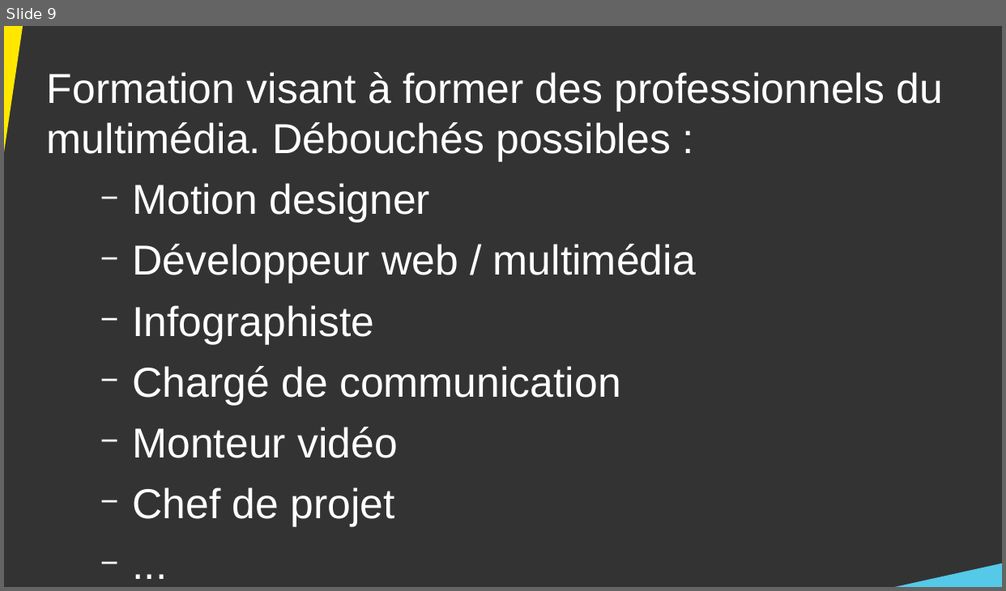
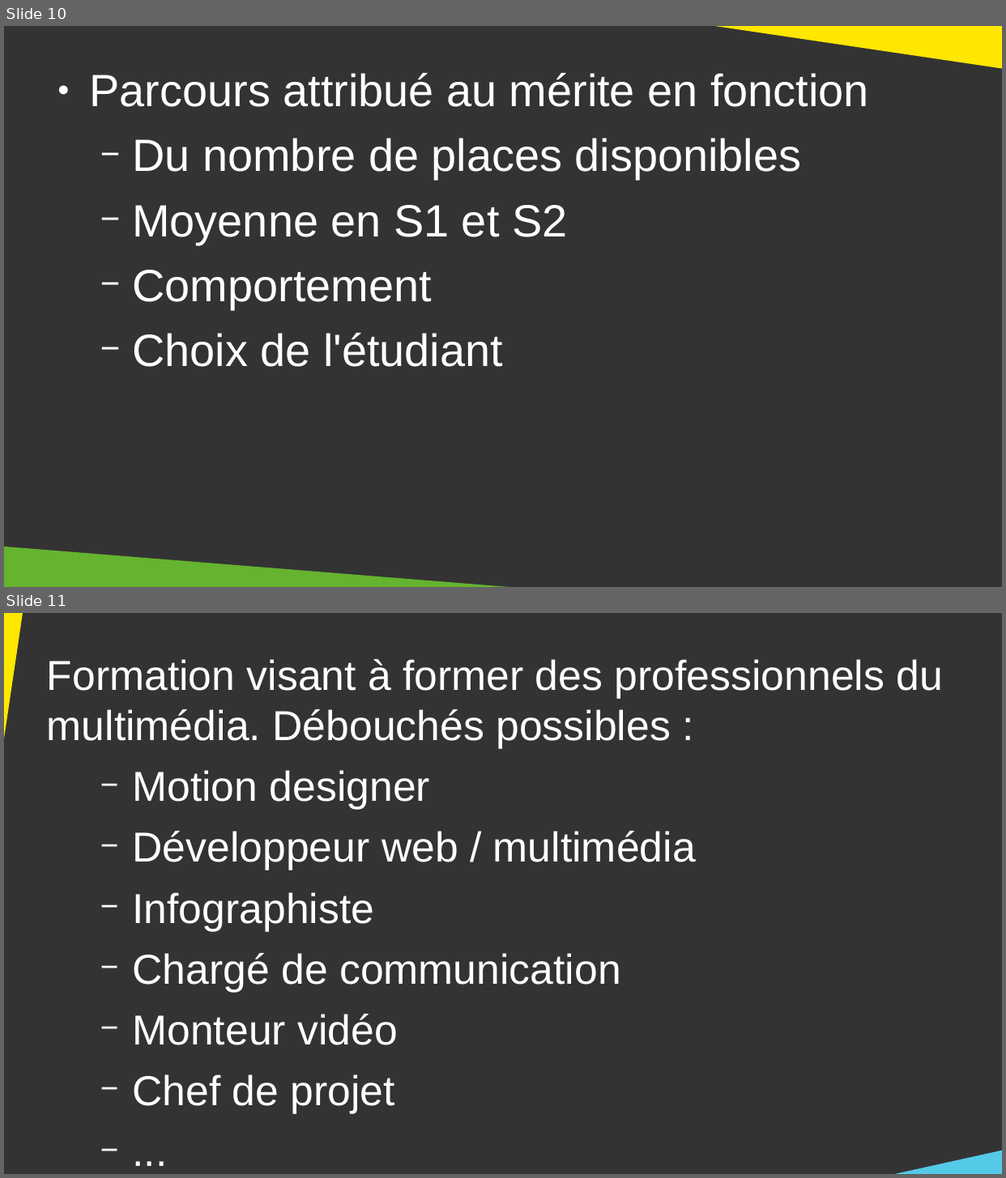
Before and after one commit to DanYellow/cours, a slide deck: presentation-formation-mmi/presentation.odp. Shown one above the other, each under a label of ours: slide 9 before the commit, slides 10 and 11 after it. The pictures are 1006x591 and 1006x1178 pixels, drawn with LibreOffice and Linux fonts; fonts in the diff are those of the drawing. Boxes give left, top, right and bottom in pixels: in the first picture for what was removed or moved away, otherwise in the second. Text is boxed around its words. In the diff, an @@ line names an element or a change of style, - is before the commit and + after.

```diff
--- a/presentation-formation-mmi/presentation.odp
+++ b/presentation-formation-mmi/presentation.odp
@@ slide 10 added at [4, 26, 1002, 587], background #333333 @@
@@ right triangle added at [688, 26, 1002, 69], fill #FFE700 @@
@@ text added at [90, 73, 869, 367], 36 pt, text #FFFFFF @@
+● Parcours attribué au mérite en fonction
+  − Du nombre de places disponibles
+  − Moyenne en S1 et S2
+  − Comportement
+  − Choix de l'étudiant
@@ right triangle added at [4, 546, 568, 587], fill #65B32E @@
@@ what was slide 9 is now slide 11 @@
```
Also in this commit, not shown: 8 slides changed, 3 other slides added, 1 slide removed, 1 other file.
